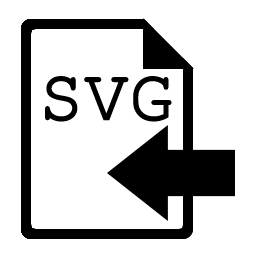
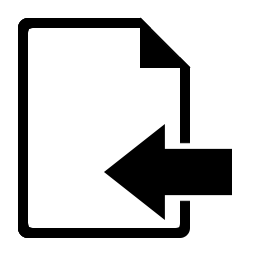
Two versions of the same layered image (256 × 256). Layer-by-layer changes:
added layer "形状 2 副本" above "SVG 副本" over [18, 17, 232, 238]
hid "SVG 副本" over [21, 18, 235, 239]
